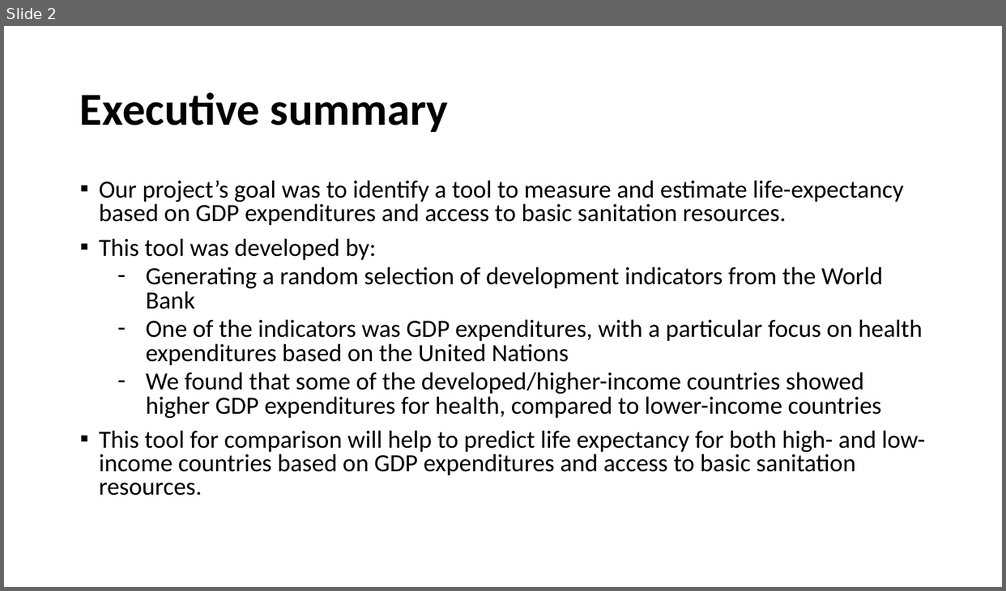
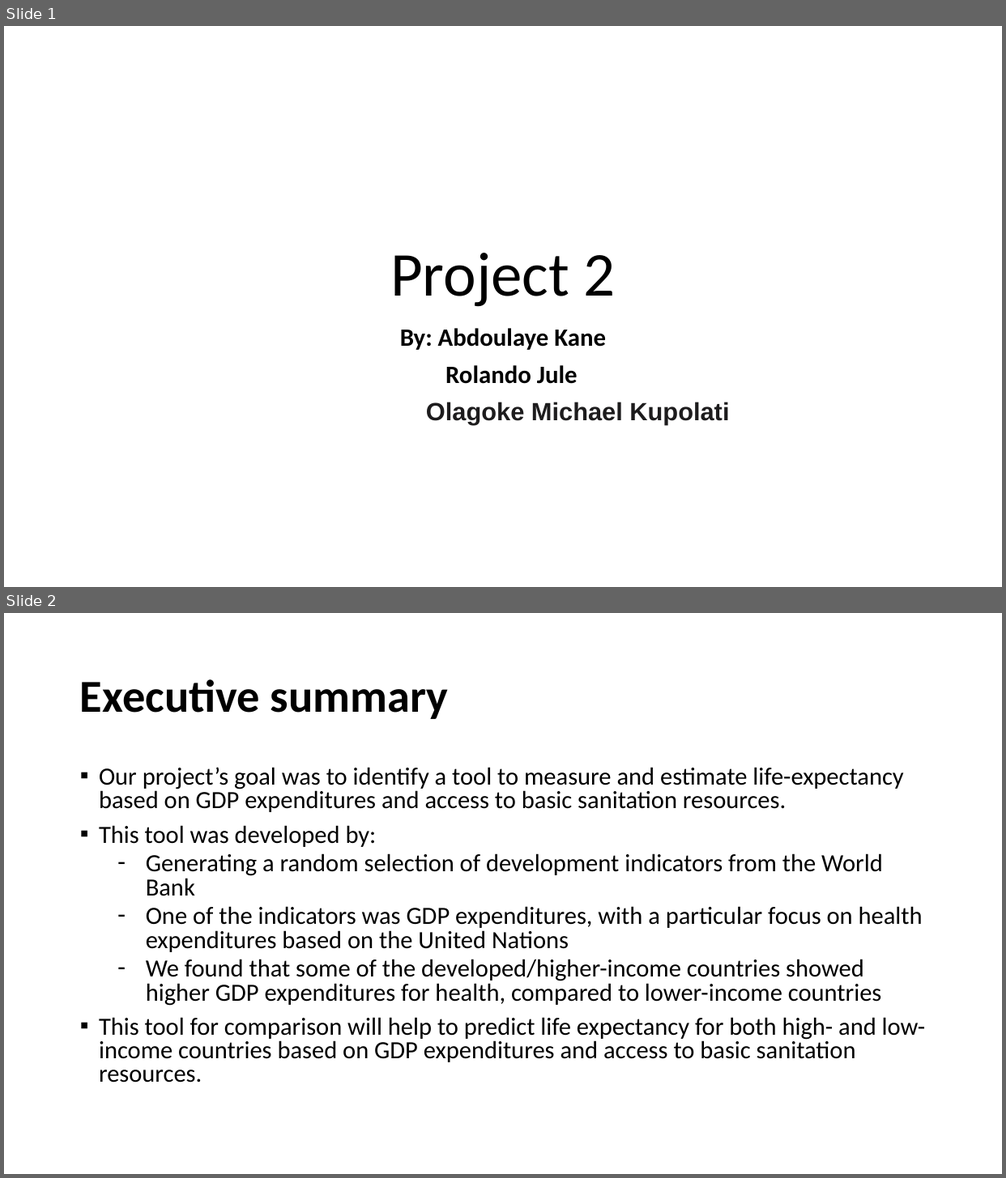
Before and after one commit to akane2518/Project-2, a slide deck: Presentation.pptx. Shown one above the other, each under a label of ours: slide 2 before the commit, slides 1 and 2 after it. The pictures are 1006x591 and 1006x1178 pixels, drawn with LibreOffice and Linux fonts; fonts in the diff are those of the drawing. Boxes give left, top, right and bottom in pixels: in the first picture for what was removed or moved away, otherwise in the second. Text is boxed around its words. In the diff, an @@ line names an element or a change of style, - is before the commit and + after.

```diff
--- a/Presentation.pptx
+++ b/Presentation.pptx
@@ slide 1 added at (x1=4, y1=26, x2=1002, y2=587), background #FFFFFF @@
@@ title added at (x1=390, y1=253, x2=616, y2=307), 60 pt, text #000000 @@
+Project 2
@@ subtitle added at (x1=400, y1=328, x2=729, y2=425), 24 pt, text #000000, bold @@
+By: Abdoulaye Kane
+Rolando Jule
+Olagoke Michael Kupolati
```
Also in this commit, not shown: 1 slide changed, 1 slide removed.
